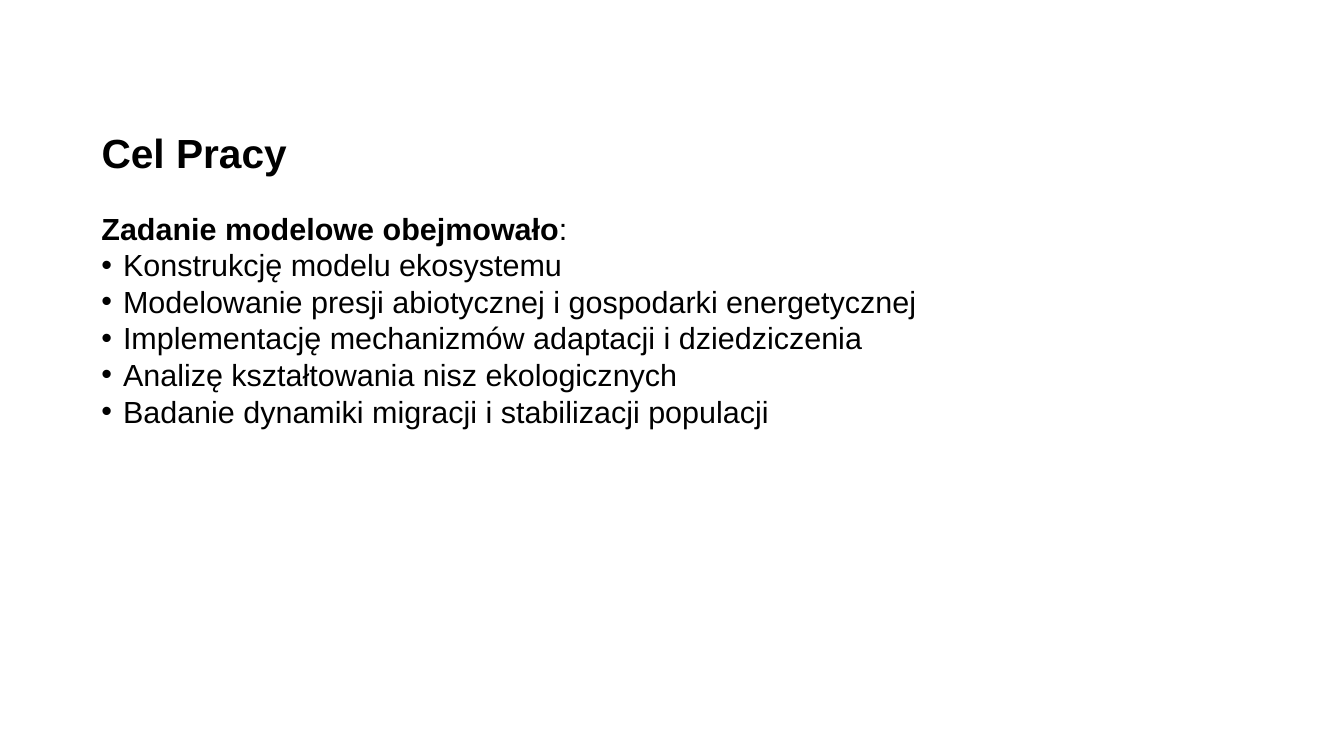
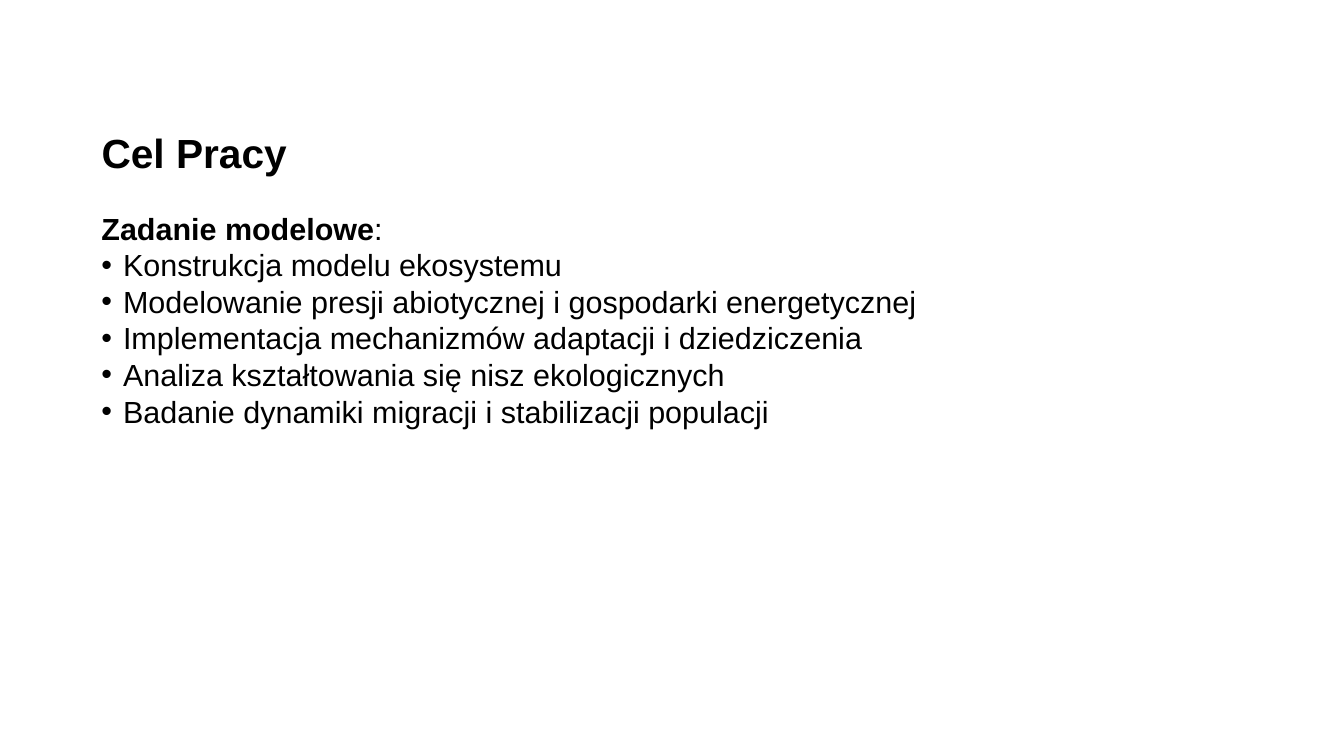
Before and after one commit to Filip-Rak/ecosystem-cc-results, a slide deck: slide 3 of docs/presentation.ppt. Drawn at 1344x756 pixels with LibreOffice and Linux fonts; fonts in the diff are those of the drawing; background and template pictures are left out. Boxes give left, top, right and bottom in pixels: in the first picture for what was removed or moved away, otherwise in the second. Text is boxed around its words. In the diff, an @@ line names an element or a change of style, - is before the commit and + after.

Commit message:
add slides

```diff
--- a/docs/presentation.ppt
+++ b/docs/presentation.ppt
@@ text at (x1=101, y1=218, x2=562, y2=282): text changed @@
-Zadanie modelowe obejmowało:
-• Konstrukcję modelu ekosystemu
+Zadanie modelowe:
+• Konstrukcja modelu ekosystemu
@@ text at (x1=123, y1=326, x2=862, y2=392): text changed @@
-• Implementację mechanizmów adaptacji i dziedziczenia
-• Analizę kształtowania nisz ekologicznych
+• Implementacja mechanizmów adaptacji i dziedziczenia
+• Analiza kształtowania się nisz ekologicznych
```
Also in this commit, not shown: 1 other slide changed, 5 slides added, 1 slide removed.
